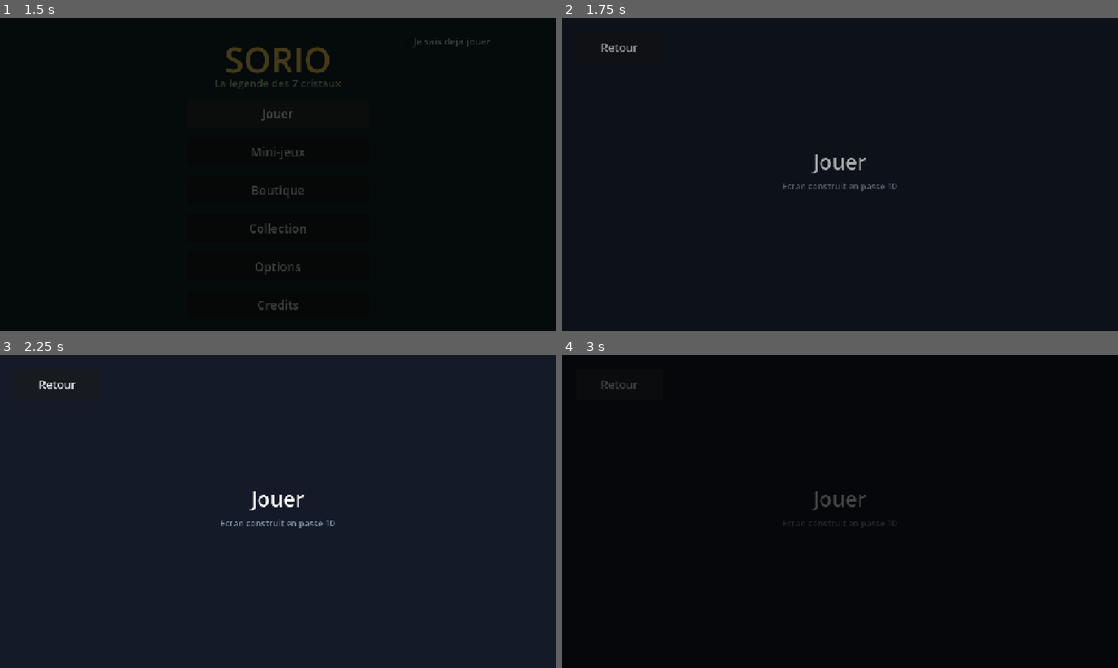
Above: before the commit, frames 1-4 (two rows, left to right).
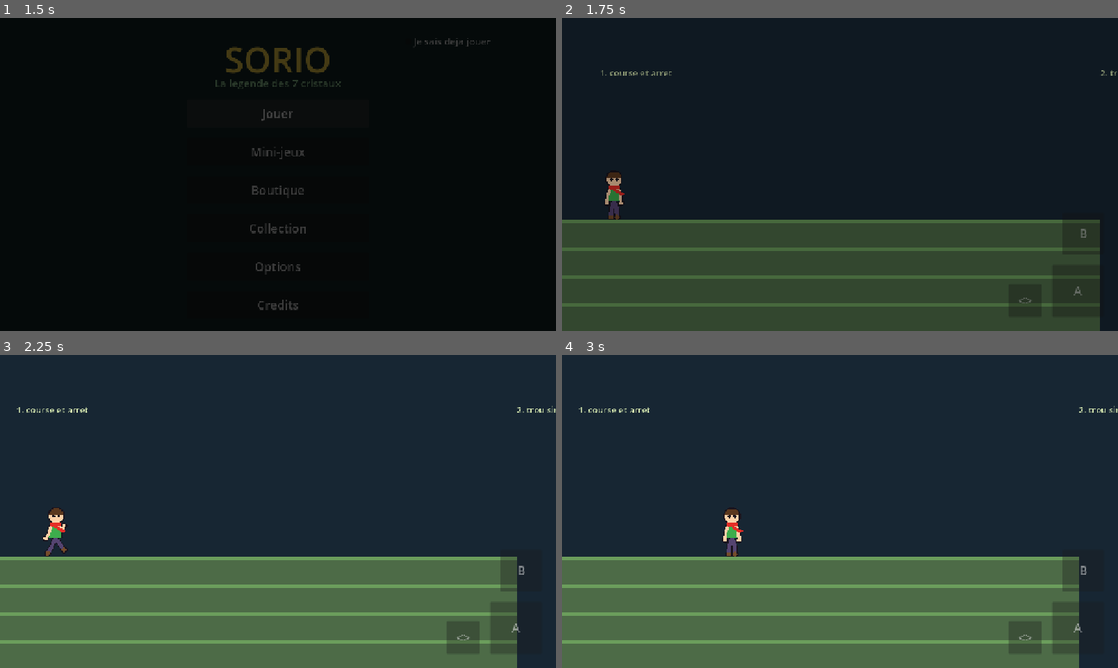
Above: after the commit, the same moments.

Repository: ChrisSanchezfrance/SORIO
Game: Godot game, scene res://src/scenes/boot/boot.tscn
Two runs of this game, one before a commit and one after it. Both use one fixed random seed, a clock stepped at 60 frames per second and the inputs below.
Inputs (mouse positions are in pixels of both pictures, inside the frame that each line leads up to):
- Up to frame 1 (1.5 s): tap Enter at 0.5 s; hold Right (move_right) 0.53-1.25 s; tap F (power) at 0.6 s; tap Space (jump) at 0.77 s; click "Jouer" at 1.25 s
- Up to frame 2 (1.75 s): no input
- Up to frame 3 (2.25 s): hold Right (move_right) from 2.03 s (still down); tap E (swap_pocket) at 2.1 s
- Up to frame 4 (3 s): tap Space (jump) at 2.27 s; release Right (move_right) at 2.75 s; click (617, 383) at 2.75 s, where only the run before the commit has a clickable "Retour"

Frame 1 is identical in both runs. In frame 2, 35% of the frame differs, in the area x 0-100%, y 8-100%; in frame 3, 34%; in frame 4, 100%, in the area x 0-100%, y 0-100%.

Commit message:
Build web jouable : le projet Godot en un seul fichier HTML
Objectif : un lien cliquable ou l'on joue, sans installer quoi que ce soit.
L'APK restant bloque par la politique reseau, le web est la voie ouverte.

tools/build_single_file_web.py recoud l'export Godot, eclate en quatre
fichiers, en une page auto-suffisante :
- le .wasm de 38 Mo est gzippe puis encode en base64 (~13 Mo)
- la page le decompresse au chargement via DecompressionStream
- fetch est detourne pour servir wasm et pck depuis la memoire
- les worklets audio passent par des blobs construits en memoire, sinon le
  son est muet et la console crache une erreur a chaque demarrage
Aucune requete ne quitte la page. Taille finale 13,4 Mo.

Ecran de chargement dessine dans l'univers du jeu plutot qu'en habillage
generique : palette tiree des couleurs deja choisies dans le moteur, bandes
de parallaxe en CSS en echo des 4 plans de B.10, barre de chargement en
veine d'ambre, commandes montrees en touches plutot que racontees en
paragraphe. Messages ecrits du cote du joueur, pas du moteur.

Preset Web ajoute a export_presets.cfg. Le bouton Jouer du titre mene
desormais au niveau de test, pour que le build soit reellement jouable.

Verifie dans un vrai Chromium via Playwright avant publication : titre,
niveau, course, saut, camera, zero erreur JS.

Diff:
--- a/src/autoload/transition.gd
+++ b/src/autoload/transition.gd
@@ -16,7 +16,7 @@
 	&"save_slot": "res://src/scenes/save_slot/save_slot.tscn",
 	&"world_map": "res://src/scenes/world_map/world_map.tscn",
 	&"village": "res://src/scenes/village/village.tscn",
-	&"platformer": "res://src/scenes/platformer/platformer.tscn",
+	&"platformer": "res://src/scenes/platformer/test_level.tscn",
 	&"runner": "res://src/scenes/runner/runner.tscn",
 	&"camp": "res://src/scenes/minigames/camp.tscn",
 	## Un mini-jeu s'ouvre depuis le Camp OU en intermede entre deux niveaux
--- a/src/scenes/title/title.gd
+++ b/src/scenes/title/title.gd
@@ -7,7 +7,7 @@
 
 ## Libelle de traduction -> ecran cible. L'ordre est celui de l'affichage.
 const ENTRIES: Array[Dictionary] = [
-	{"key": "MENU_PLAY", "screen": &"save_slot"},
+	{"key": "MENU_PLAY", "screen": &"platformer"},
 	{"key": "MENU_MINIGAMES", "screen": &"camp"},
 	{"key": "MENU_SHOP", "screen": &"shop"},
 	{"key": "MENU_COLLECTION", "screen": &"collection"},
Not shown, changed: export_presets.cfg
Not shown, changed: CLAUDE.md
Not shown, added: tools/build_single_file_web.py
